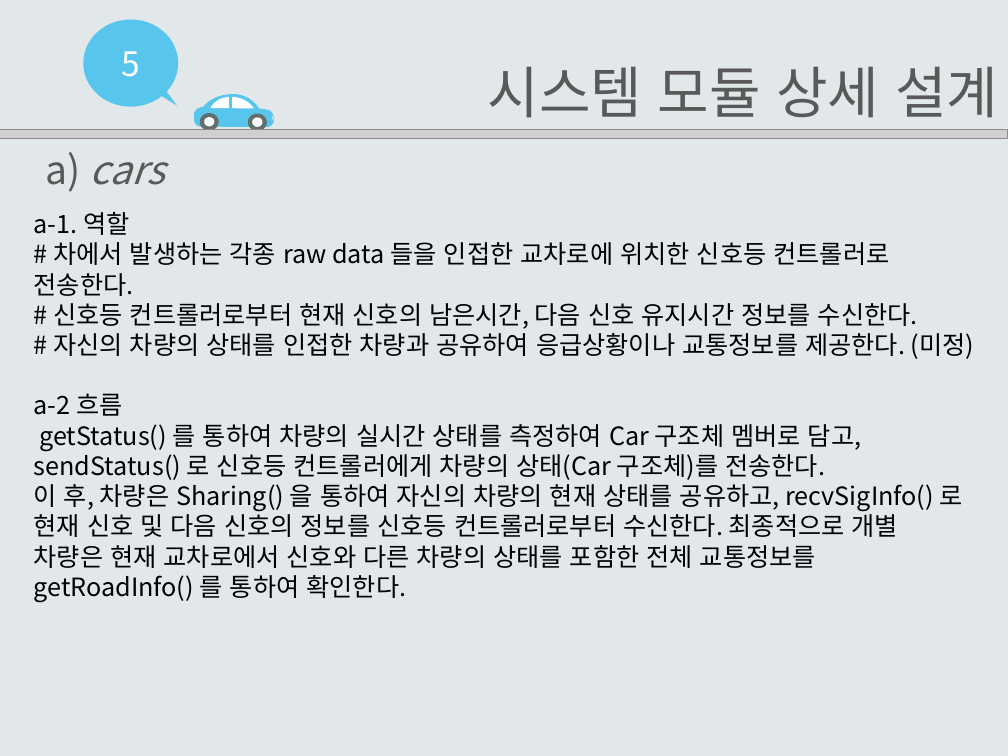
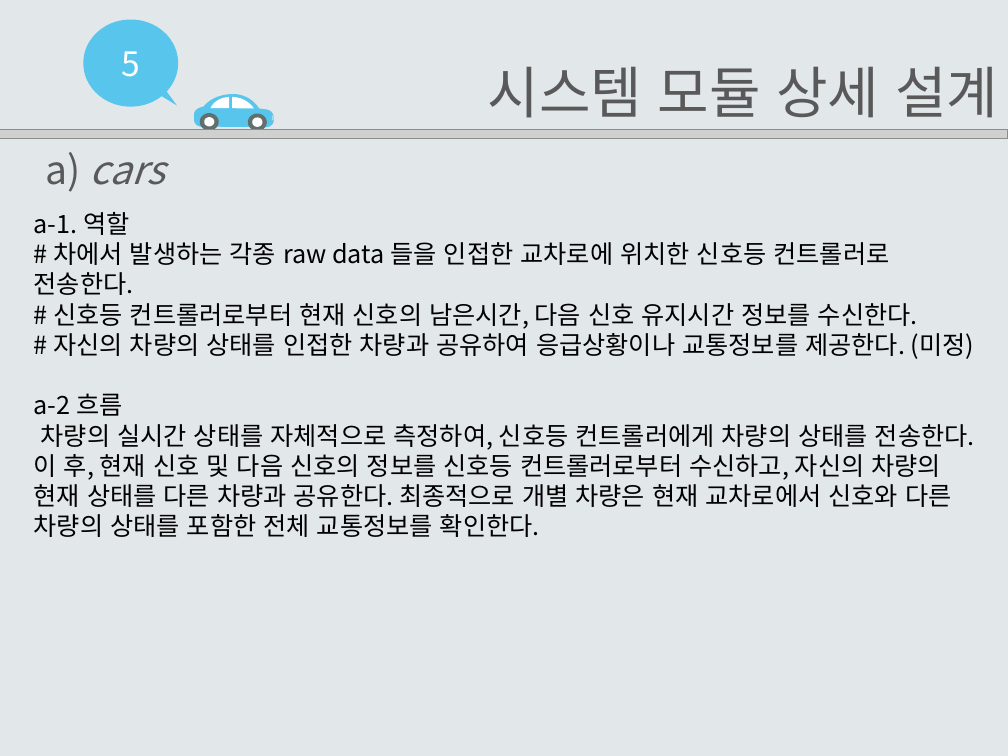
Before and after one commit to EomHeeSang/grad_proj, a slide deck: slide 13 of 발표자료/설계서2-14(엄희상,박주호,김태경).pptx (slide 12 before the commit). Drawn at 1008x756 pixels with LibreOffice and Linux fonts; fonts in the diff are those of the drawing; grey boxes stand for pictures. Boxes give left, top, right and bottom in pixels: in the first picture for what was removed or moved away, otherwise in the second. Text is boxed around its words. In the diff, an @@ line names an element or a change of style, - is before the commit and + after.

```diff
--- a/발표자료/설계서2-14(엄희상,박주호,김태경).pptx
+++ b/발표자료/설계서2-14(엄희상,박주호,김태경).pptx
@@ text at (34,424,975,537): text changed @@
-getStatus() 를 통하여 차량의 실시간 상태를 측정하여 Car 구조체 멤버로 담고, sendStatus() 로 신호등 컨트롤러에게 차량의 상태(Car 구조체)를 전송한다.
-이 후, 차량은 Sharing() 을 통하여 자신의 차량의 현재 상태를 공유하고, recvSigInfo() 로 현재 신호 및 다음 신호의 정보를 신호등 컨트롤러로부터 수신한다. 최종적으로 개별 차량은 현재 교차로에서 신호와 다른 차량의 상태를 포함한 전체 교통정보를 getRoadInfo() 를 통하여 확인한다.
+차량의 실시간 상태를 자체적으로 측정하여, 신호등 컨트롤러에게 차량의 상태를 전송한다.
+이 후, 현재 신호 및 다음 신호의 정보를 신호등 컨트롤러로부터 수신하고, 자신의 차량의 현재 상태를 다른 차량과 공유한다. 최종적으로 개별 차량은 현재 교차로에서 신호와 다른 차량의 상태를 포함한 전체 교통정보를 확인한다.
```
Also in this commit, not shown: 6 other slides changed, 4 slides added, 1 other file.
